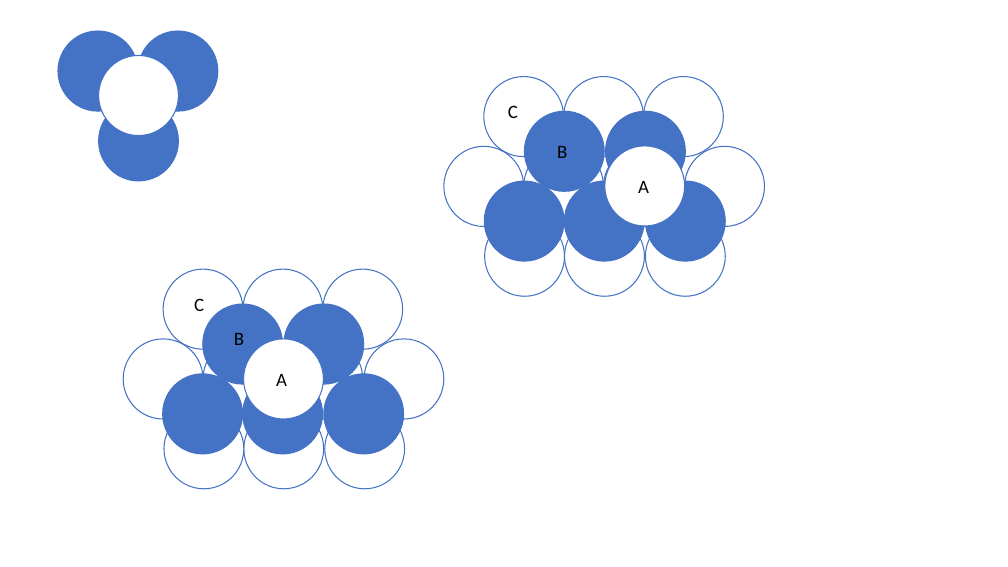
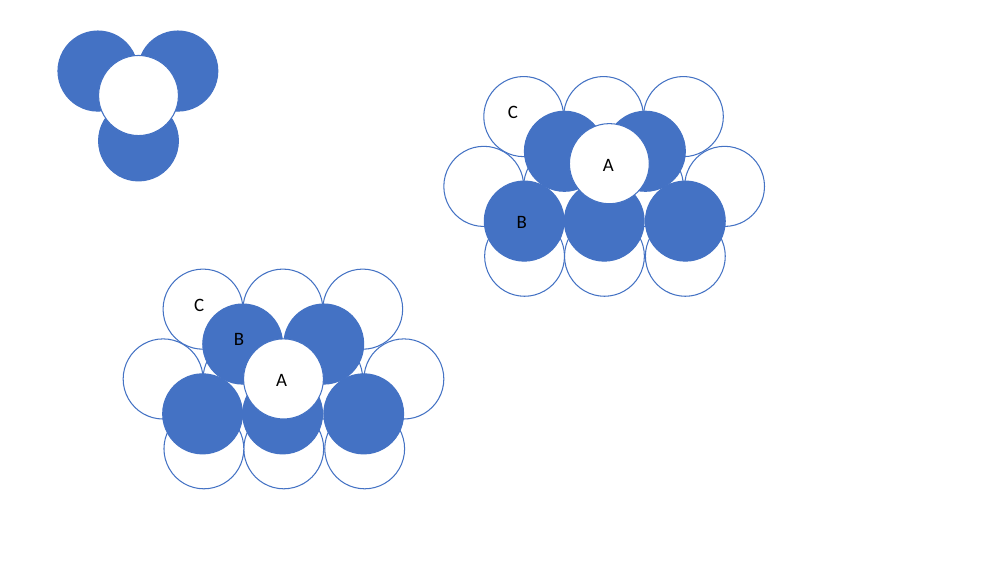
Before and after one commit to alovell/molecular_dynamics, a slide deck: slide 1 of plots/crystalstructuredesign.pptx. Drawn at 1008x567 pixels with LibreOffice and Linux fonts; fonts in the diff are those of the drawing. Boxes give left, top, right and bottom in pixels: in the first picture for what was removed or moved away, otherwise in the second. Text is boxed around its words. In the diff, an @@ line names an element or a change of style, - is before the commit and + after.

```diff
--- a/plots/crystalstructuredesign.pptx
+++ b/plots/crystalstructuredesign.pptx
@@ ellipse: place and size @@
-ellipse at [605, 146, 685, 226]
+ellipse at [569, 124, 650, 204]
@@ text "A": place and size @@
-text "A" at [638, 181, 649, 193]
+text "A" at [603, 159, 614, 171]
@@ text "B": place and size @@
-text "B" at [557, 146, 567, 158]
+text "B" at [517, 216, 527, 228]
```
Also in this commit, not shown: 11 other files.
